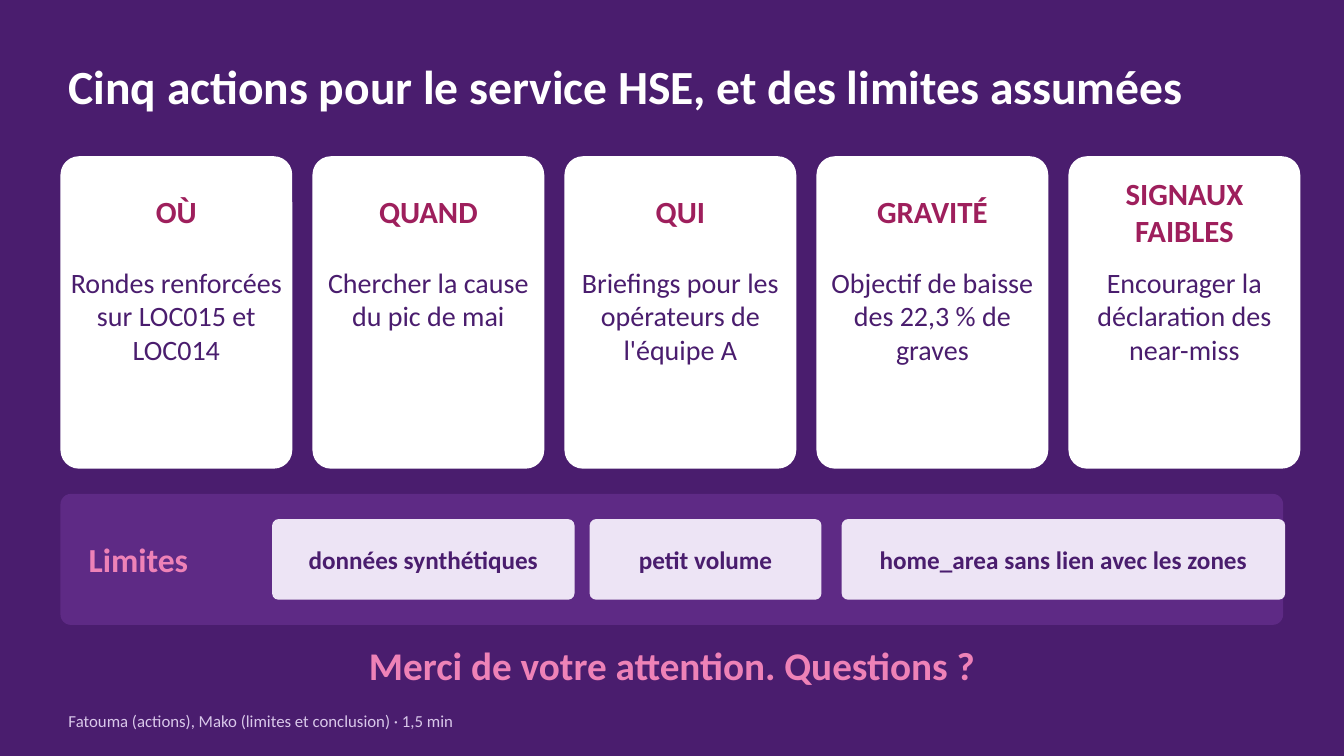
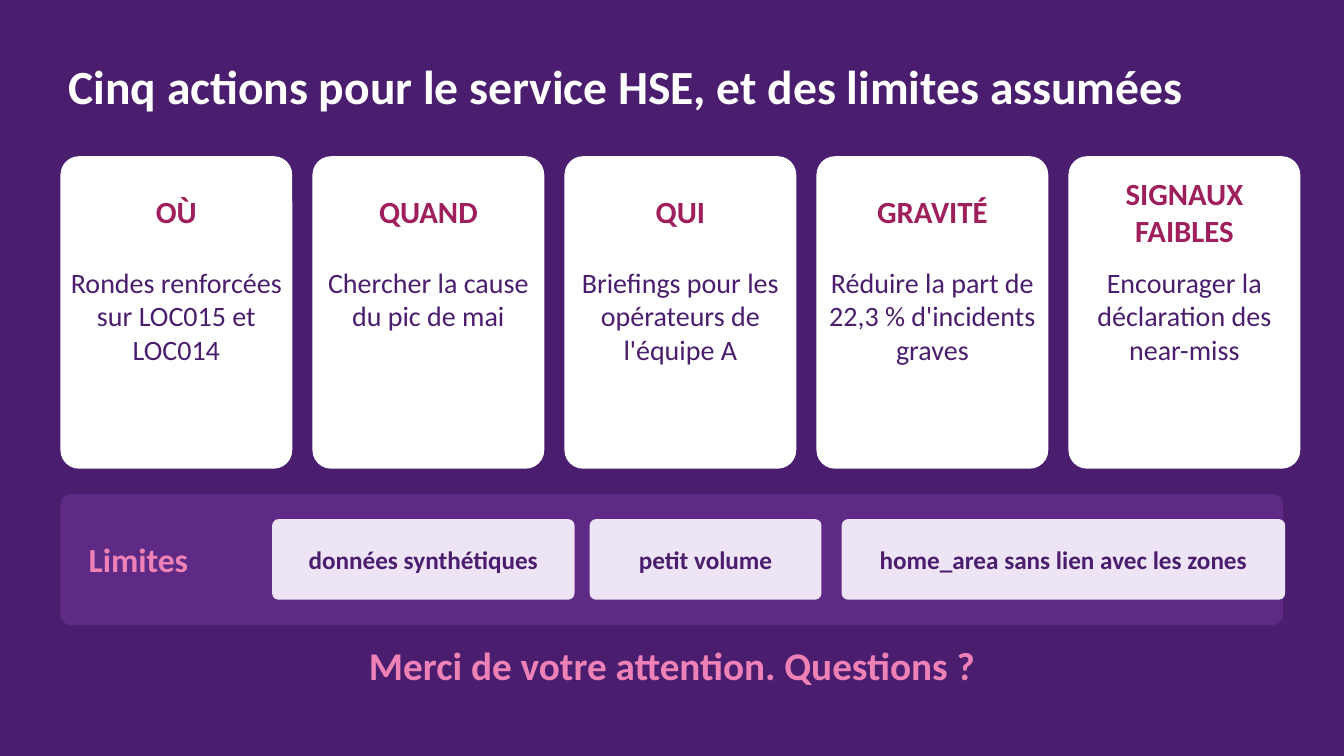
Before and after one commit to fatouu50/Port-Safety-Incident-Analytics-M2-IAMD-Gestion-des-Donn-es-Massives-, a slide deck: slide 12 of 09_PRESENTATION/presentation_projet11.pptx. Drawn at 1344x756 pixels with LibreOffice and Linux fonts; fonts in the diff are those of the drawing. Boxes give left, top, right and bottom in pixels: in the first picture for what was removed or moved away, otherwise in the second. Text is boxed around its words. In the diff, an @@ line names an element or a change of style, - is before the commit and + after.

```diff
--- a/09_PRESENTATION/presentation_projet11.pptx
+++ b/09_PRESENTATION/presentation_projet11.pptx
@@ text at <box>829,273,1035,365</box>: text changed @@
-Objectif de baisse des 22,3 % de graves
+Réduire la part de 22,3 % d'incidents graves
@@ text removed at <box>68,715,453,729</box> @@
-Fatouma (actions), Mako (limites et conclusion) · 1,5 min
```
Also in this commit, not shown: 9 other slides changed, 1 slide added, 1 slide removed.
